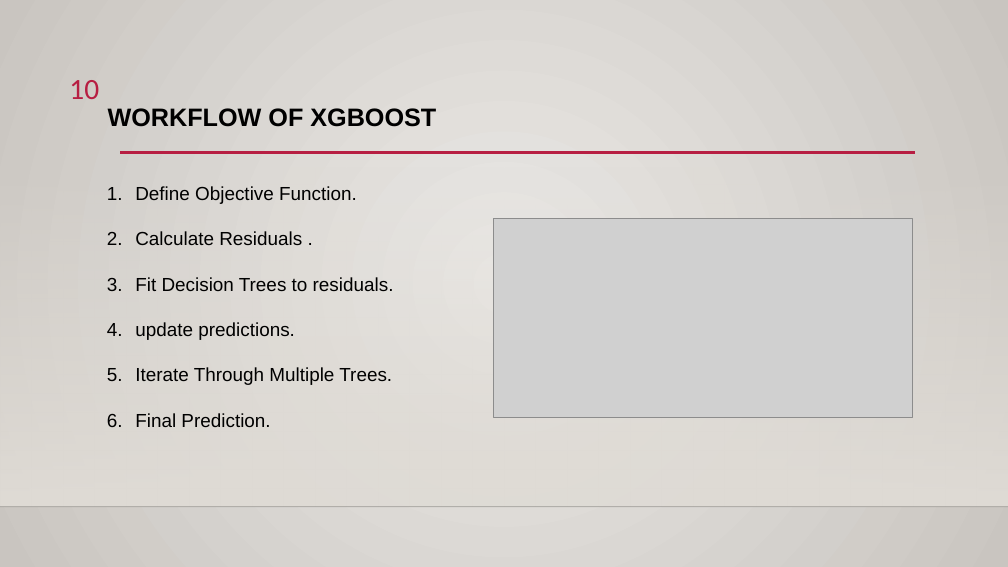
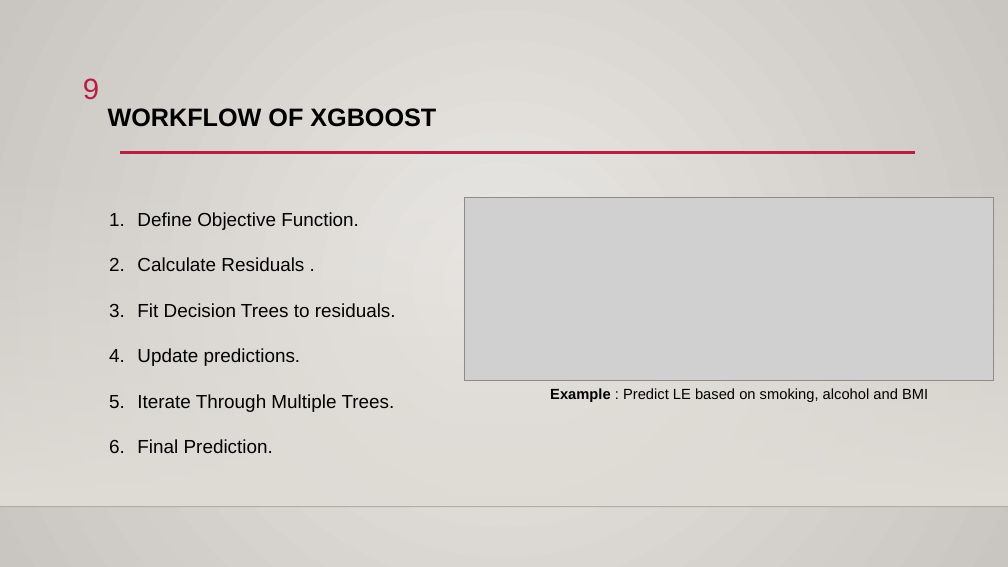
Before and after one commit to mahersalman/life-expectancy, a slide deck: slide 9 of Presentation.pptx (slide 10 before the commit). Drawn at 1008x567 pixels with LibreOffice and Linux fonts; fonts in the diff are those of the drawing; grey boxes stand for pictures; background and template pictures are left out. Boxes give left, top, right and bottom in pixels: in the first picture for what was removed or moved away, otherwise in the second. Text is boxed around its words. In the diff, an @@ line names an element or a change of style, - is before the commit and + after.

```diff
--- a/Presentation.pptx
+++ b/Presentation.pptx
@@ page number at (83, 78, 99, 100): text changed; font Calibri to Arial @@
-10
+9
@@ picture: place and size @@
-picture at (494, 219, 913, 417)
+picture at (464, 197, 994, 380)
@@ text at (137, 212, 396, 453): line spacing 1 to 2 @@
@@ text at (137, 348, 301, 366): text changed @@
-4. update predictions.
+4. Update predictions.
@@ text added at (550, 388, 928, 402), 14 pt, text #000000 @@
+Example : Predict LE based on smoking, alcohol and BMI
```
Also in this commit, not shown: 12 other slides changed, 1 slide added, 1 slide removed, 2 other files.
